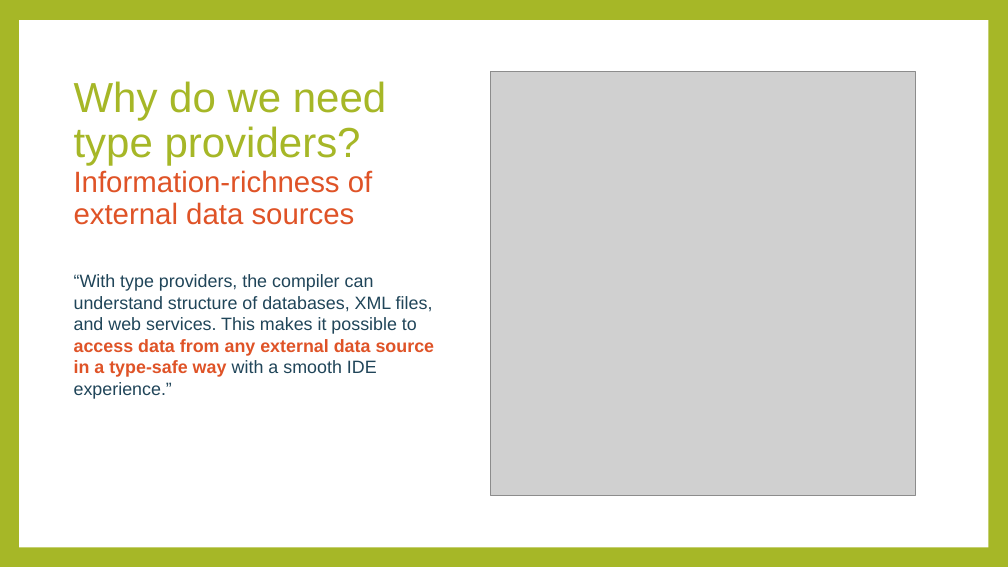
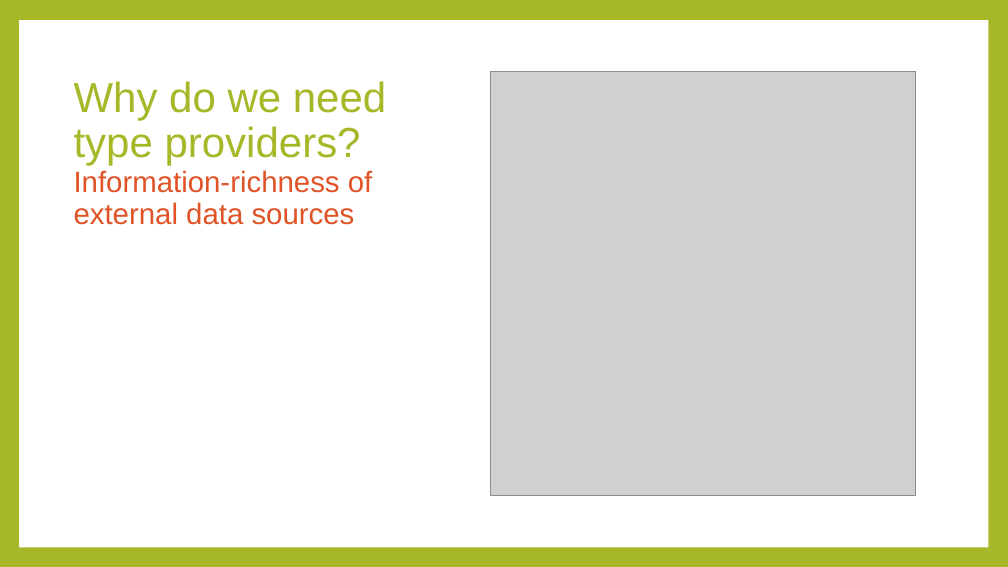
Before and after one commit to rachelblasucci/Current-Talks, a slide deck: slide 8 of Type Providers/Type Providers.pptx (slide 7 before the commit). Drawn at 1008x567 pixels with LibreOffice and Linux fonts; fonts in the diff are those of the drawing; grey boxes stand for pictures. Boxes give left, top, right and bottom in pixels: in the first picture for what was removed or moved away, otherwise in the second. Text is boxed around its words. In the diff, an @@ line names an element or a change of style, - is before the commit and + after.

```diff
--- a/Type Providers/Type Providers.pptx
+++ b/Type Providers/Type Providers.pptx
@@ text removed at (x1=74, y1=274, x2=435, y2=399) @@
-“With type providers, the compiler can understand structure of databases, XML files, and web services. This makes it possible to access data from any external data source in a type-safe way with a smooth IDE experience.”
```
Also in this commit, not shown: 5 other slides changed, 1 slide added, 1 slide removed, 4 other files.
